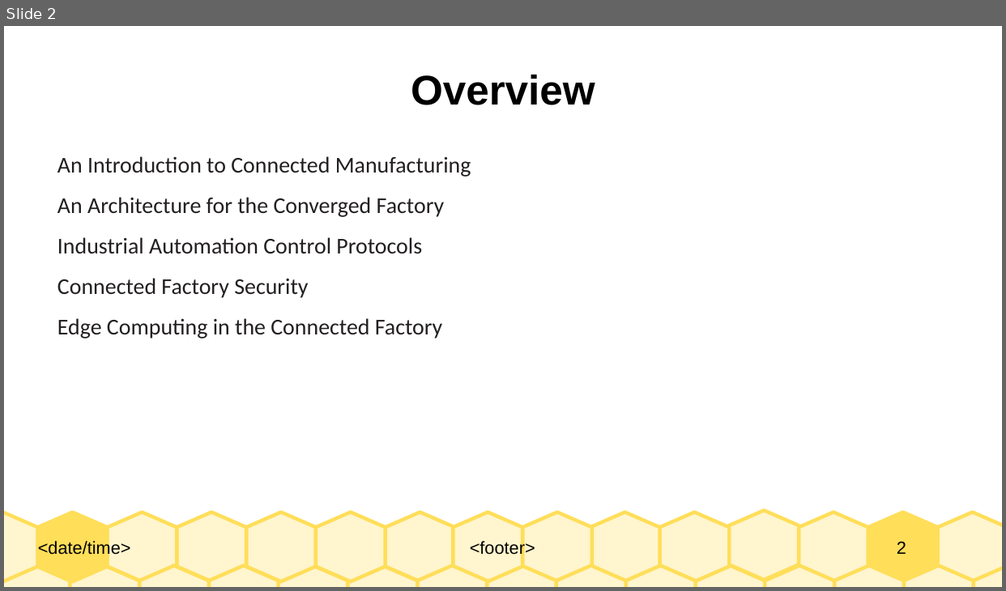
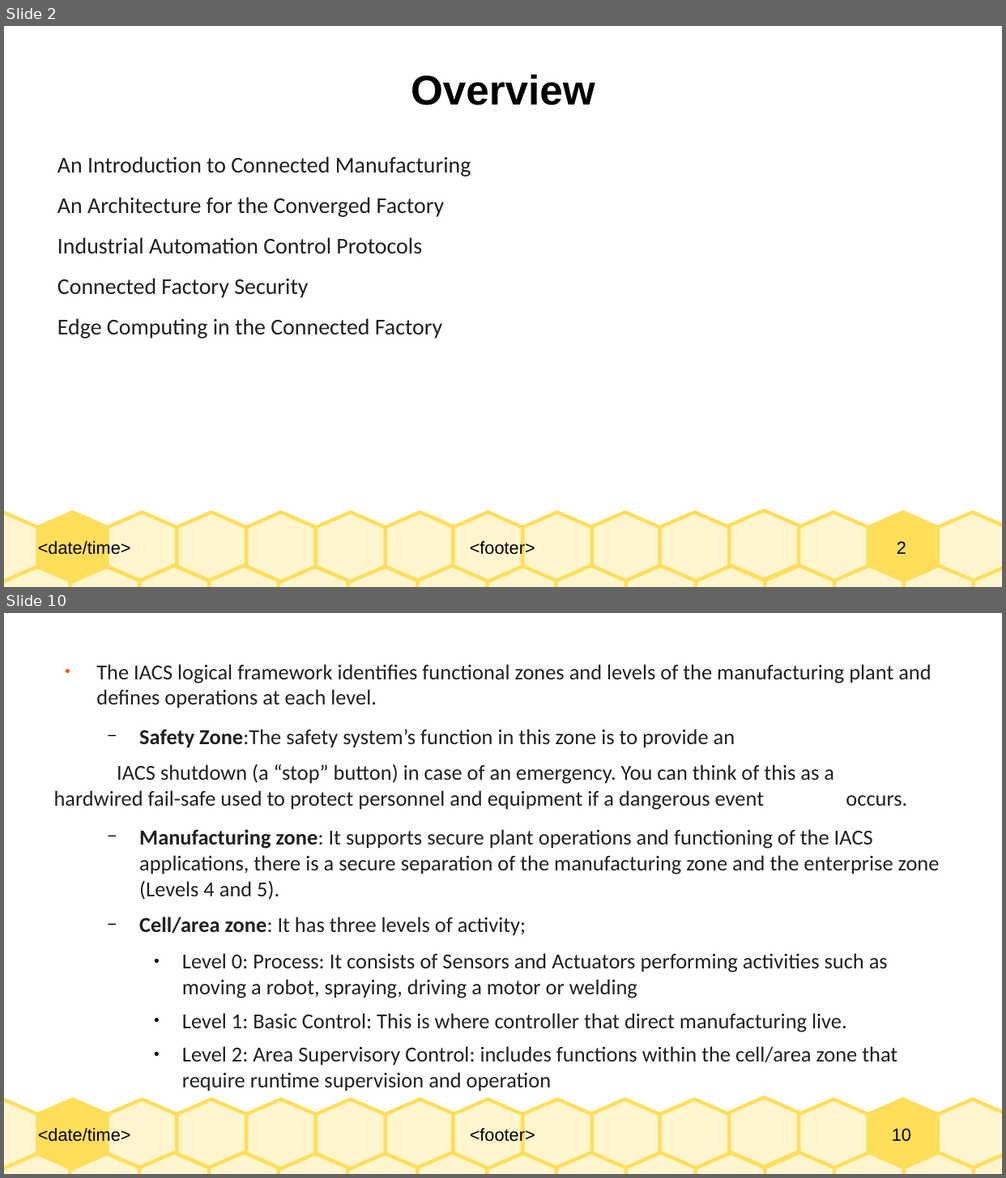
Before and after one commit to Dihfahsih1/Masters-Software-Engineering, a slide deck: yr-sem1/IoT/Chapter-9-slides.odp. Shown one above the other, each under a label of ours: slide 2 before the commit, slides 2 and 10 after it; the slides between them are not shown. The pictures are 1006x591 and 1006x1178 pixels, drawn with LibreOffice and Linux fonts; fonts in the diff are those of the drawing. Boxes give left, top, right and bottom in pixels: in the first picture for what was removed or moved away, otherwise in the second. Text is boxed around its words. In the diff, an @@ line names an element or a change of style, - is before the commit and + after.

```diff
--- a/yr-sem1/IoT/Chapter-9-slides.odp
+++ b/yr-sem1/IoT/Chapter-9-slides.odp
@@ slide 10 added at [4,613,1002,1174], background #FFFFFF; not listed: 33 template elements that a slide beside it also shows @@
@@ text added at [54,664,940,1092], 17 pt, text #231F20 @@
+● The IACS logical framework identifies functional zones and levels of the manufacturing plant and defines operations at each level.
+  − Safety Zone:The safety system’s function in this zone is to provide an
+IACS shutdown (a “stop” button) in case of an emergency. You can think of this as a hardwired fail-safe used to protect personnel and equipment if a dangerous event occurs.
+  − Manufacturing zone: It supports secure plant operations and functioning of the IACS applications, there is a secure separation of the manufacturing zone and the enterprise zone (Levels 4 and 5).
+  − Cell/area zone: It has three levels of activity;
+    ● Level 0: Process: It consists of Sensors and Actuators performing activities such as moving a robot, spraying, driving a motor or welding
+    ● Level 1: Basic Control: This is where controller that direct manufacturing live.
+    ● Level 2: Area Supervisory Control: includes functions within the cell/area zone that require runtime supervision and operation
```
Also in this commit, not shown: 1 slide changed, 18 other slides added, 6 other files.
